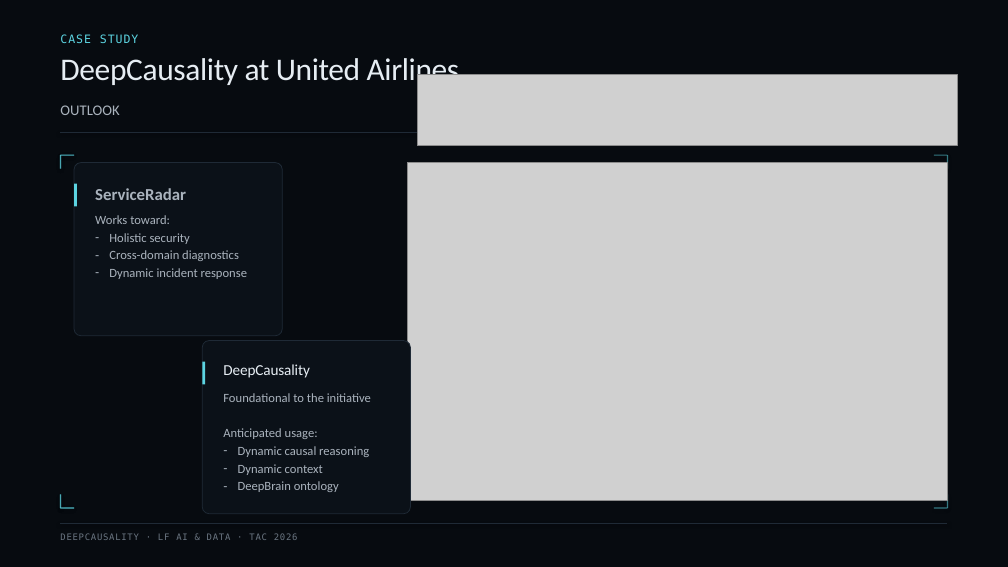
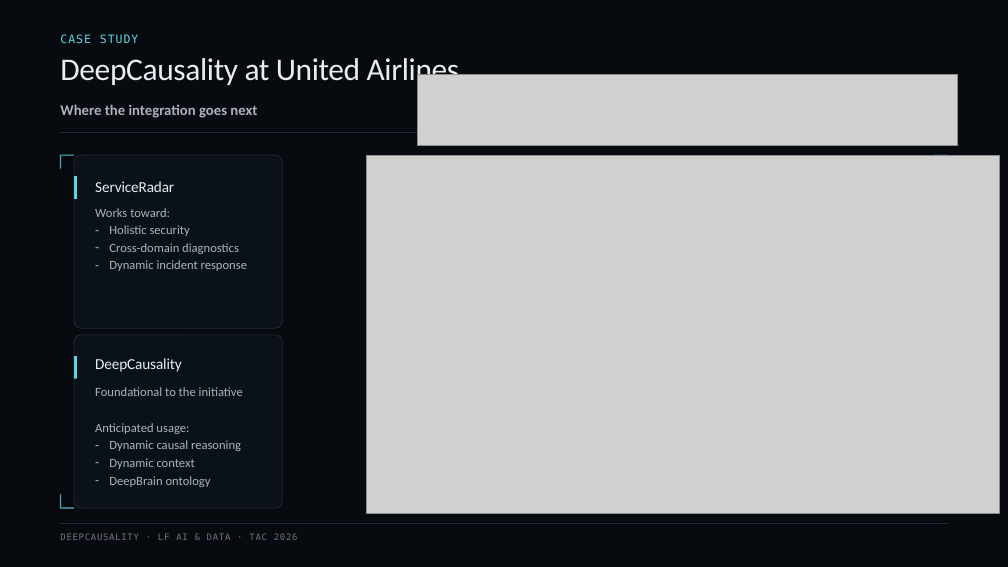
Before and after one commit to deepcausality-rs/deep_causality, a slide deck: slide 12 of docs/LF/slides/LF_2026/DeepCausality_TAC_2026.pptx. Drawn at 1008x567 pixels with LibreOffice and Linux fonts; fonts in the diff are those of the drawing; grey boxes stand for pictures. Boxes give left, top, right and bottom in pixels: in the first picture for what was removed or moved away, otherwise in the second. Text is boxed around its words. In the diff, an @@ line names an element or a change of style, - is before the commit and + after.

```diff
--- a/docs/LF/slides/LF_2026/DeepCausality_TAC_2026.pptx
+++ b/docs/LF/slides/LF_2026/DeepCausality_TAC_2026.pptx
@@ text at (60,104,257,118): text changed; bold on @@
-OUTLOOK
+Where the integration goes next
@@ rounded rectangle: place and size @@
-rounded rectangle at (74,163,282,336)
+rounded rectangle at (74,155,282,328)
@@ rectangle: place and size @@
-rectangle at (74,184,77,206)
+rectangle at (74,176,77,199)
@@ text "ServiceRadar": place and size @@
-text "ServiceRadar" at (95,188,186,200)
+text "ServiceRadar" at (95,181,174,192)
@@ text "ServiceRadar" at (95,181,174,192): size 16 to 14.5 pt, text colour #AAB3BD to #E6EDF3, letter spacing 0 to -0.1 pt, bold off @@
@@ picture: place and size @@
-picture at (408,163,948,500)
+picture at (367,155,1000,513)
@@ text "Works toward:": place and size @@
-text "Works toward:" at (95,215,247,279)
+text "Works toward:" at (95,208,247,271)
@@ 2 texts, 1 rounded rectangle, 1 rectangle: place and size @@
-2 texts, 1 rounded rectangle, 1 rectangle at (203,340,411,513)
+2 texts, 1 rounded rectangle, 1 rectangle at (74,335,282,508)
```
Also in this commit, not shown: 14 other slides changed, 1 slide added.
